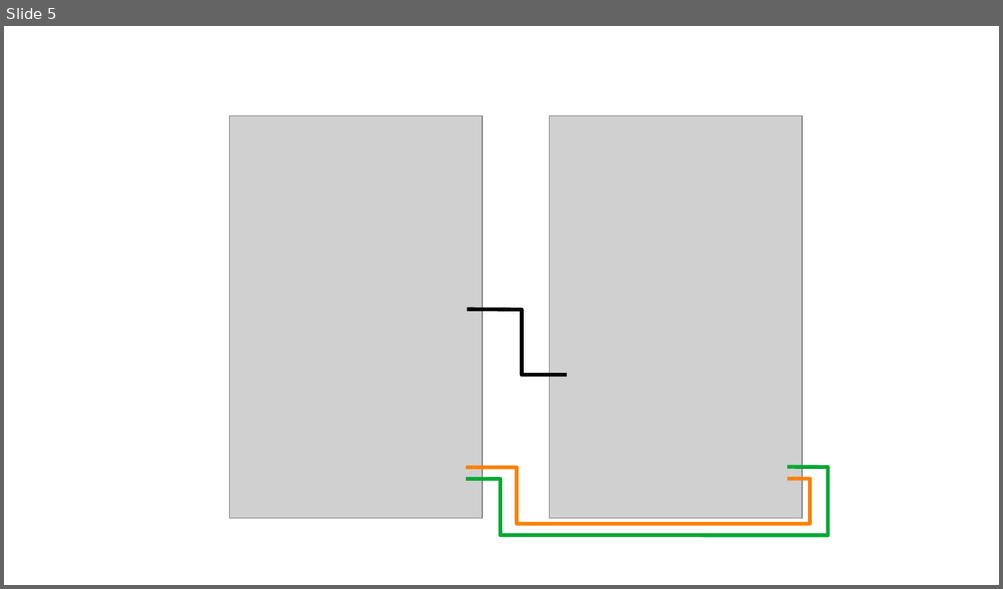
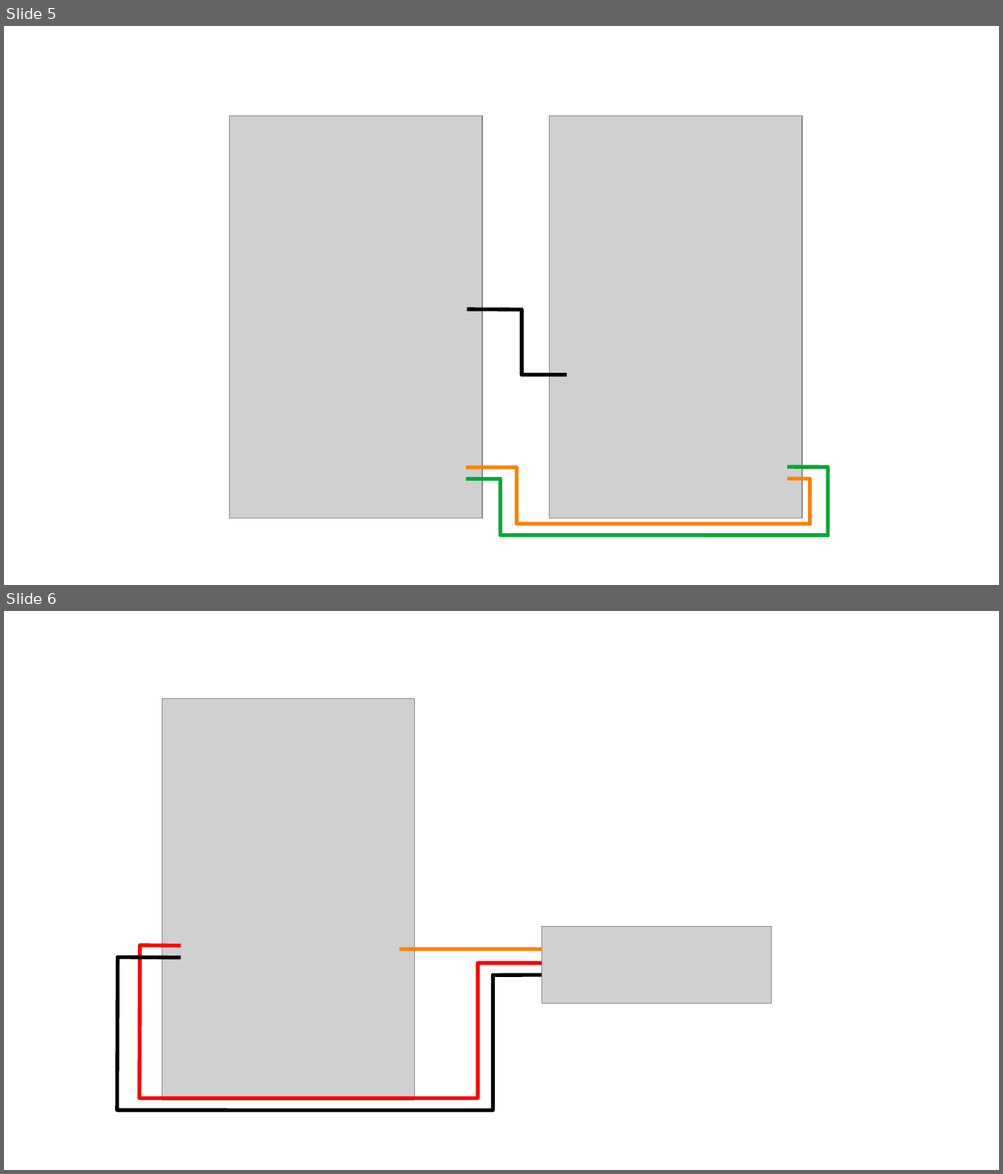
Before and after one commit to QuirkyCort/tutorials, a slide deck: assets/drawings.odp. Shown one above the other, each under a label of ours: slide 5 before the commit, slides 5 and 6 after it. The pictures are 1003x589 and 1003x1174 pixels, drawn with LibreOffice and Linux fonts; fonts in the diff are those of the drawing; grey boxes stand for pictures. Boxes give left, top, right and bottom in pixels: in the first picture for what was removed or moved away, otherwise in the second. Text is boxed around its words. In the diff, an @@ line names an element or a change of style, - is before the commit and + after.

```diff
--- a/assets/drawings.odp
+++ b/assets/drawings.odp
@@ slide 6 added at (4,611,999,1170), background #FFFFFF @@
@@ picture added at (162,698,415,1101) @@
@@ picture added at (541,926,771,1003) @@
@@ freeform shape added at (116,957,541,1111), outline #000000 3 pt @@
@@ freeform shape added at (139,945,542,1099), outline #FF0000 3 pt @@
@@ line added from (542, 949) to (399, 949), #FF8000 3 pt @@
```
Also in this commit, not shown: 46 other files.
